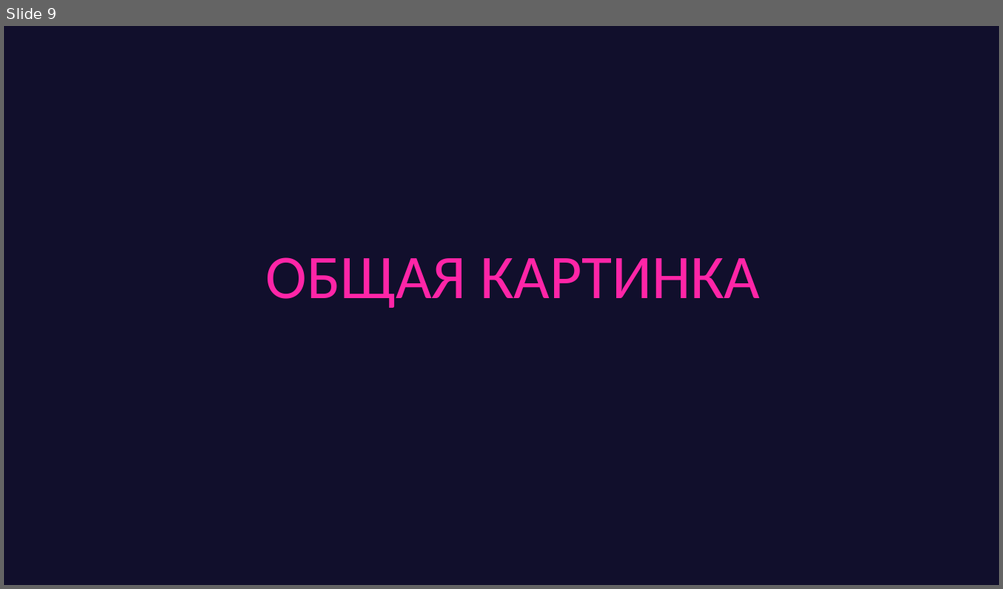
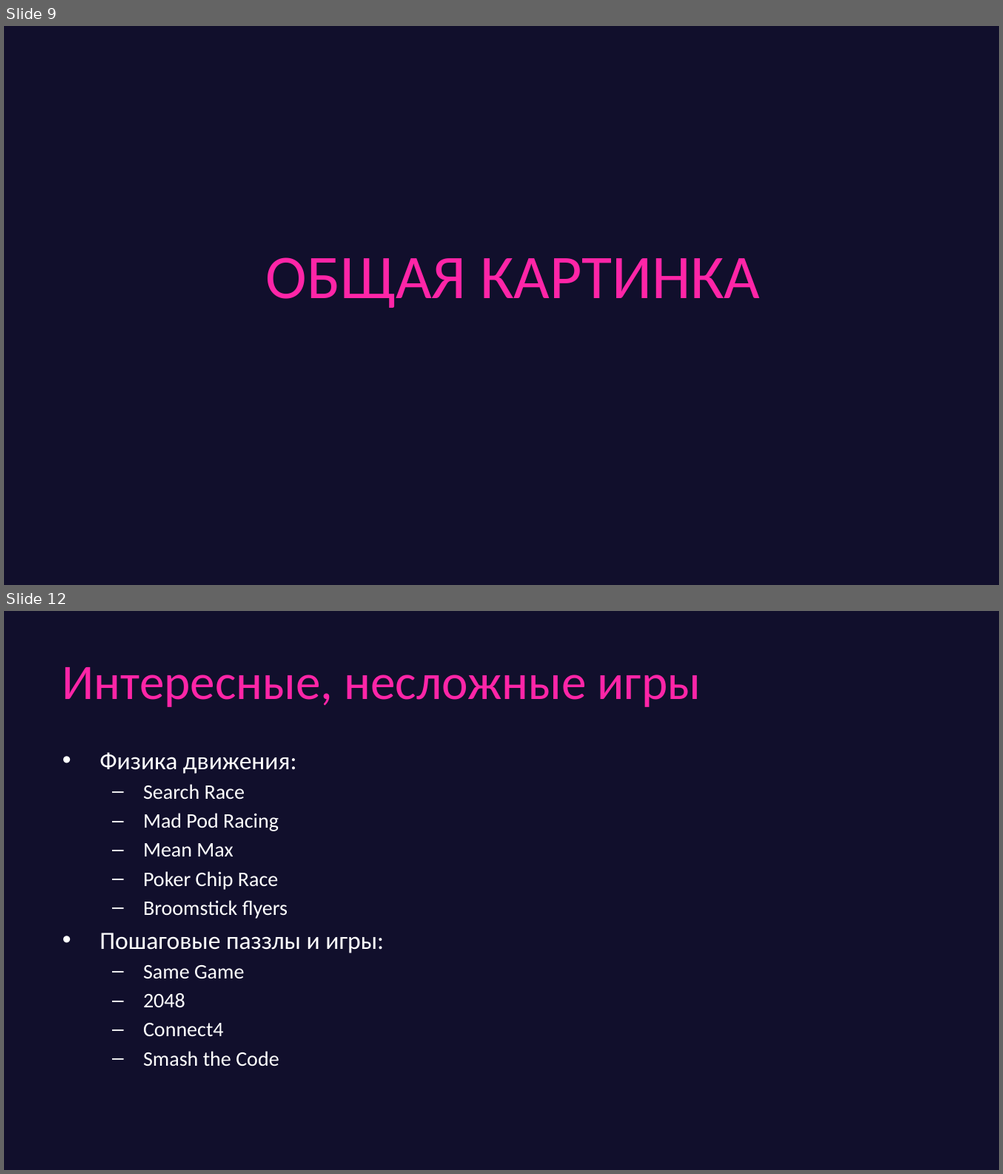
Before and after one commit to game-ai-course/game-ai-school, a slide deck: slides/online_4dx1.5h/day3-final.pptx. Shown one above the other, each under a label of ours: slide 9 before the commit, slides 9 and 12 after it; the slides between them are not shown. The pictures are 1003x589 and 1003x1174 pixels, drawn with LibreOffice and Linux fonts; fonts in the diff are those of the drawing. Boxes give left, top, right and bottom in pixels: in the first picture for what was removed or moved away, otherwise in the second. Text is boxed around its words. In the diff, an @@ line names an element or a change of style, - is before the commit and + after.

```diff
--- a/slides/online_4dx1.5h/day3-final.pptx
+++ b/slides/online_4dx1.5h/day3-final.pptx
@@ slide 12 added at box(4, 611, 999, 1170), background #110F2C @@
@@ title added at box(62, 667, 700, 707), 48 pt, text #FE25A7 @@
+Интересные, несложные игры
@@ text added at box(99, 752, 384, 1067), 20 pt, text #FFFFFF @@
+• Физика движения:
+  – Search Race
+  – Mad Pod Racing
+  – Mean Max
+  – Poker Chip Race
+  – Broomstick flyers
+• Пошаговые паззлы и игры:
+  – Same Game
+  – 2048
+  – Connect4
+  – Smash the Code
```
Also in this commit, not shown: 4 slides changed, 5 other slides added, 1 slide removed.
